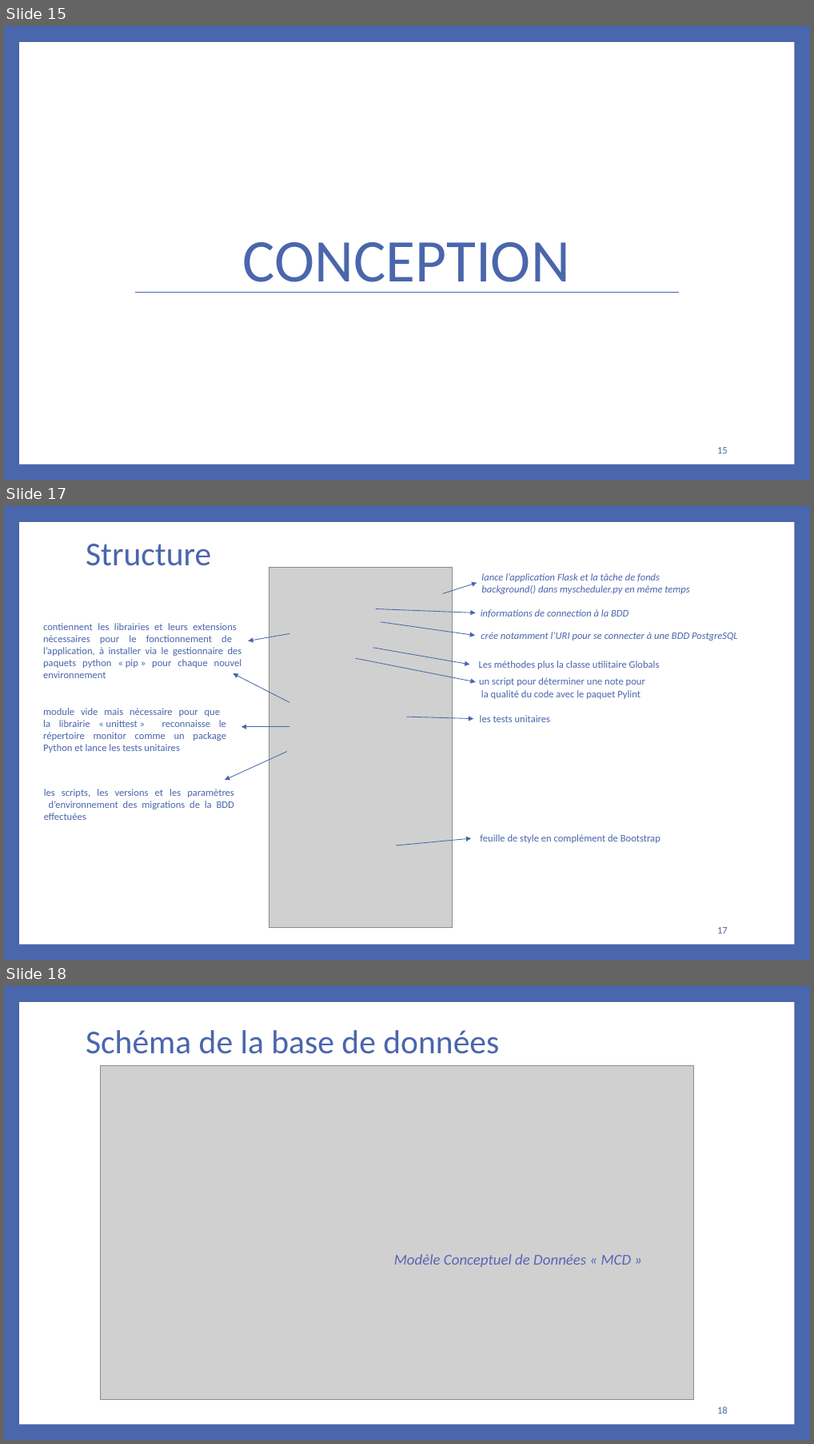
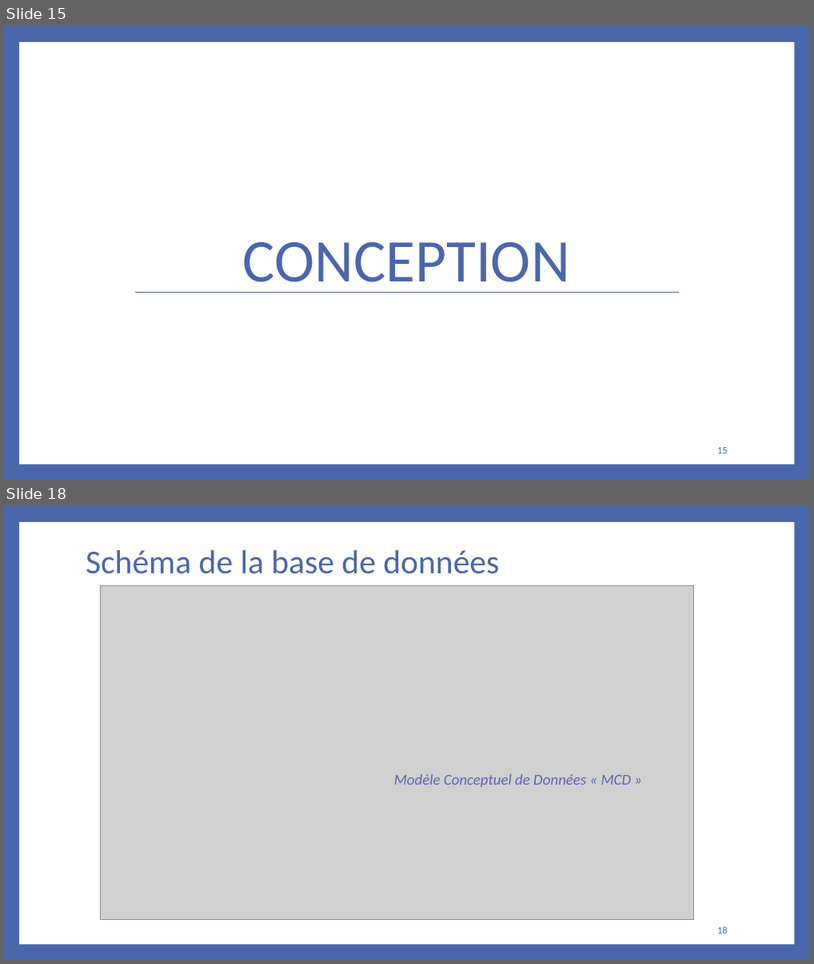
Before and after one commit to bakedpotato191/projet, a slide deck: rapport.PPTX. Shown one above the other, each under a label of ours: slides 15, 17 and 18 before the commit, slides 15 and 18 after it; the slides between them are not shown. The pictures are 814x1444 and 814x964 pixels, drawn with LibreOffice and Linux fonts; fonts in the diff are those of the drawing; grey boxes stand for pictures. Boxes give left, top, right and bottom in pixels: in the first picture for what was removed or moved away, otherwise in the second. Text is boxed around its words. In the diff, an @@ line names an element or a change of style, - is before the commit and + after.

```diff
--- a/rapport.PPTX
+++ b/rapport.PPTX
@@ slide 17 removed at (x1=4, y1=506, x2=810, y2=960), background #4A66AC; not listed: 1 template element that a slide beside it also shows @@
@@ title removed at (x1=86, y1=544, x2=211, y2=566) @@
-Structure
@@ picture removed at (x1=270, y1=567, x2=453, y2=927) @@
@@ text removed at (x1=482, y1=573, x2=690, y2=594) @@
-lance l’application Flask et la tâche de fonds
-background() dans myscheduler.py en même temps
@@ arrow removed from (443, 594) to (477, 583) @@
@@ text removed at (x1=43, y1=623, x2=242, y2=678) @@
-contiennent les librairies et leurs extensions
-nécessaires pour le fonctionnement de l’application, à installer via le gestionnaire des paquets python « pip » pour chaque nouvel environnement
@@ arrow removed from (376, 609) to (476, 612) @@
@@ arrow removed from (381, 622) to (475, 636) @@
@@ text removed at (x1=481, y1=609, x2=629, y2=618) @@
-informations de connection à la BDD
@@ arrow removed from (290, 634) to (249, 641) @@
@@ arrow removed from (373, 648) to (470, 664) @@
@@ text removed at (x1=481, y1=632, x2=738, y2=640) @@
-crée notamment l’URI pour se connecter à une BDD PostgreSQL
@@ arrow removed from (290, 703) to (234, 673) @@
@@ arrow removed from (355, 659) to (476, 682) @@
@@ text removed at (x1=479, y1=660, x2=660, y2=669) @@
-Les méthodes plus la classe utilitaire Globals
@@ text removed at (x1=479, y1=677, x2=646, y2=699) @@
-un script pour déterminer une note pour
-la qualité du code avec le paquet Pylint
@@ text removed at (x1=43, y1=708, x2=226, y2=752) @@
-module vide mais nécessaire pour que
-la librairie « unittest » reconnaisse le répertoire monitor comme un package Python et lance les tests unitaires
@@ arrow removed from (407, 716) to (474, 718) @@
@@ text removed at (x1=480, y1=715, x2=550, y2=722) @@
-les tests unitaires
@@ arrow removed from (290, 727) to (242, 727) @@
@@ arrow removed from (287, 752) to (225, 780) @@
@@ text removed at (x1=44, y1=788, x2=234, y2=820) @@
-les scripts, les versions et les paramètres
-d’environnement des migrations de la BDD effectuées
@@ arrow removed from (396, 845) to (472, 838) @@
@@ text removed at (x1=480, y1=834, x2=661, y2=843) @@
-feuille de style en complément de Bootstrap
@@ page number removed at (x1=718, y1=927, x2=728, y2=933) @@
-17
```
Also in this commit, not shown: 3 slides changed, 2 slides added, 1 other slide removed, 8 other files.
